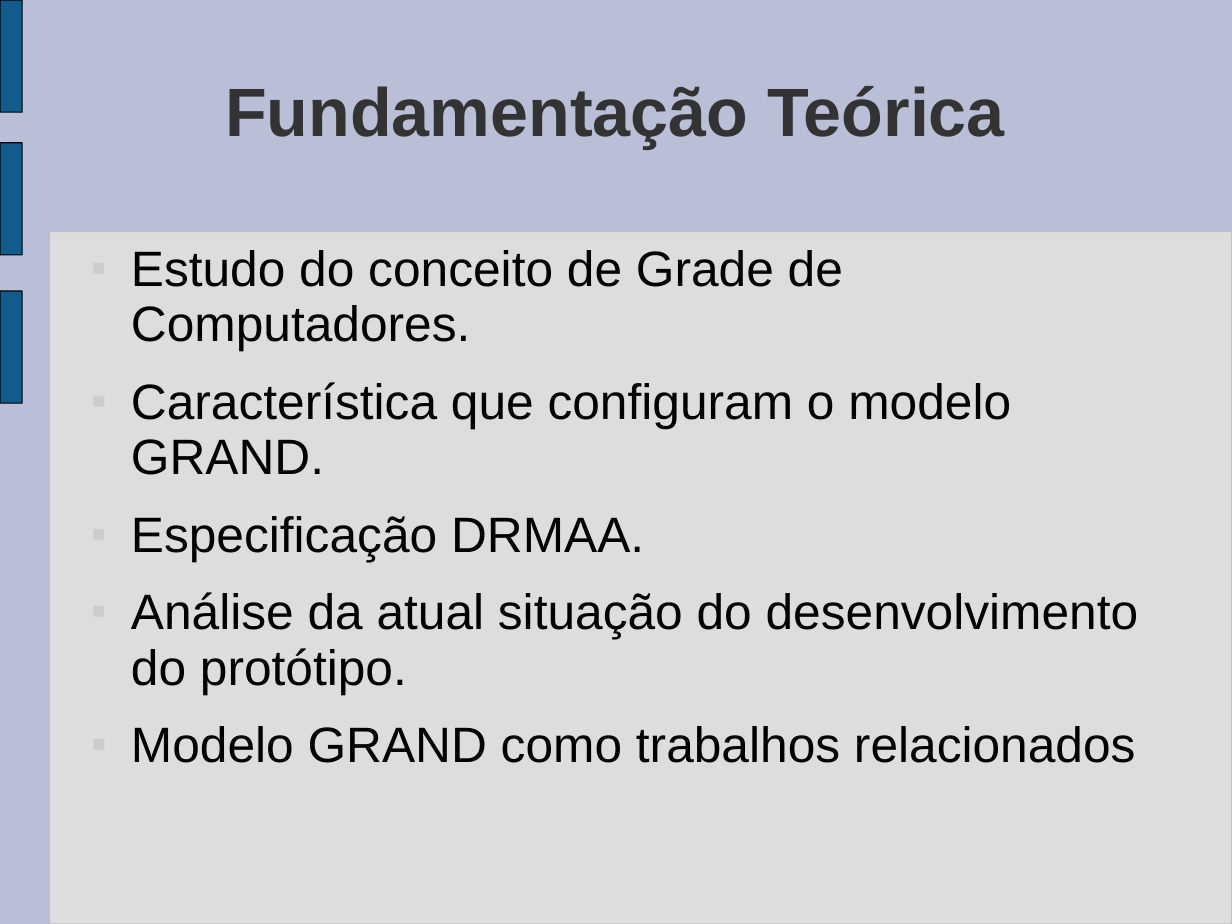
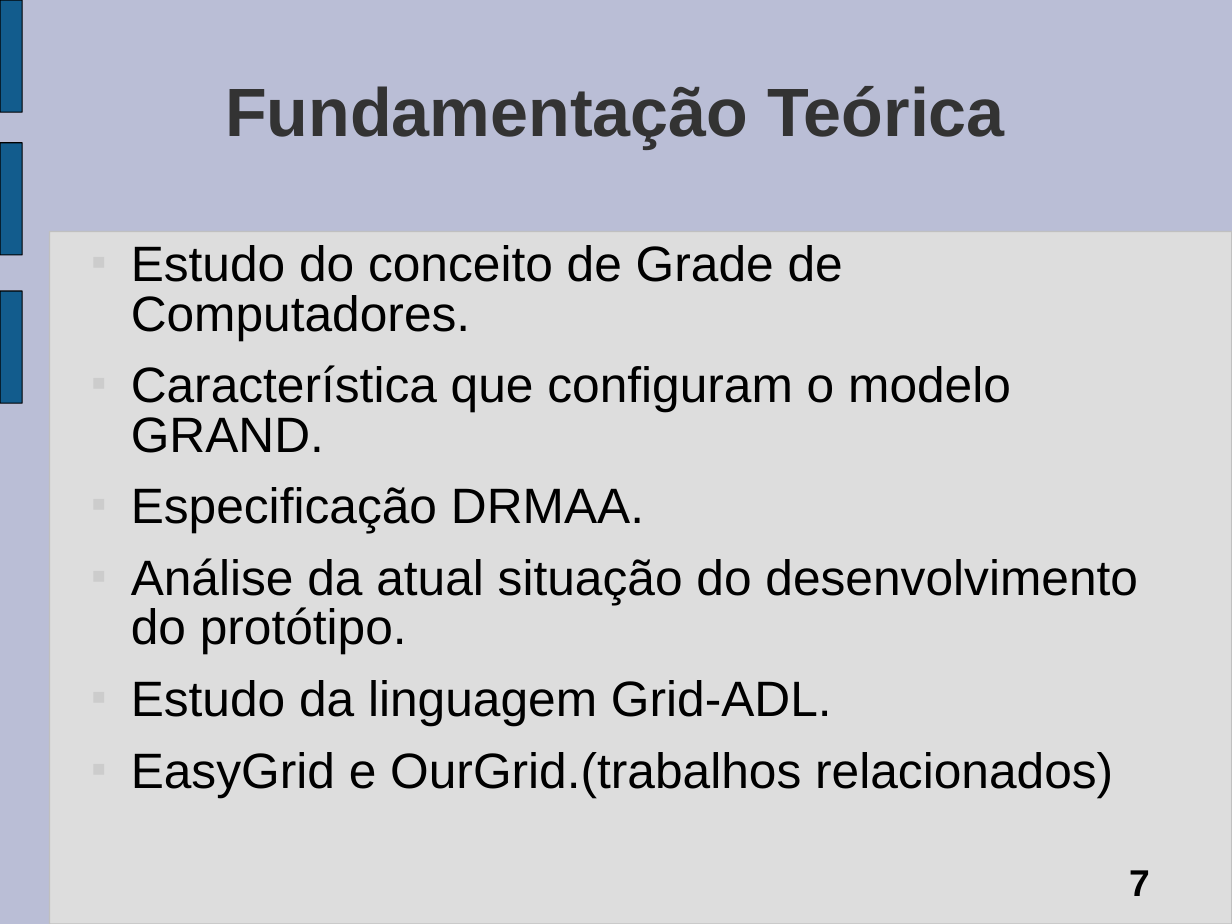
Before and after one commit to tonismar/tcc-tonismar, a slide deck: slide 7 of TCC/Monografia/SeminarioAndamento.ppt. Drawn at 1232x924 pixels with LibreOffice and Linux fonts; fonts in the diff are those of the drawing. Boxes give left, top, right and bottom in pixels: in the first picture for what was removed or moved away, otherwise in the second. Text is boxed around its words. In the diff, an @@ line names an element or a change of style, - is before the commit and + after.

```diff
--- a/TCC/Monografia/SeminarioAndamento.ppt
+++ b/TCC/Monografia/SeminarioAndamento.ppt
@@ text at (131, 245, 1138, 654): line spacing 0.93 to 0.83 @@
@@ text at (131, 680, 1113, 797): text changed @@
-■ Modelo GRAND como trabalhos relacionados
+■ Estudo da linguagem Grid-ADL.
+■ EasyGrid e OurGrid.(trabalhos relacionados)
@@ page number added at (1129, 870, 1150, 896), 24 pt, text #000000, bold @@
+7
```
Also in this commit, not shown: 11 other slides changed.
